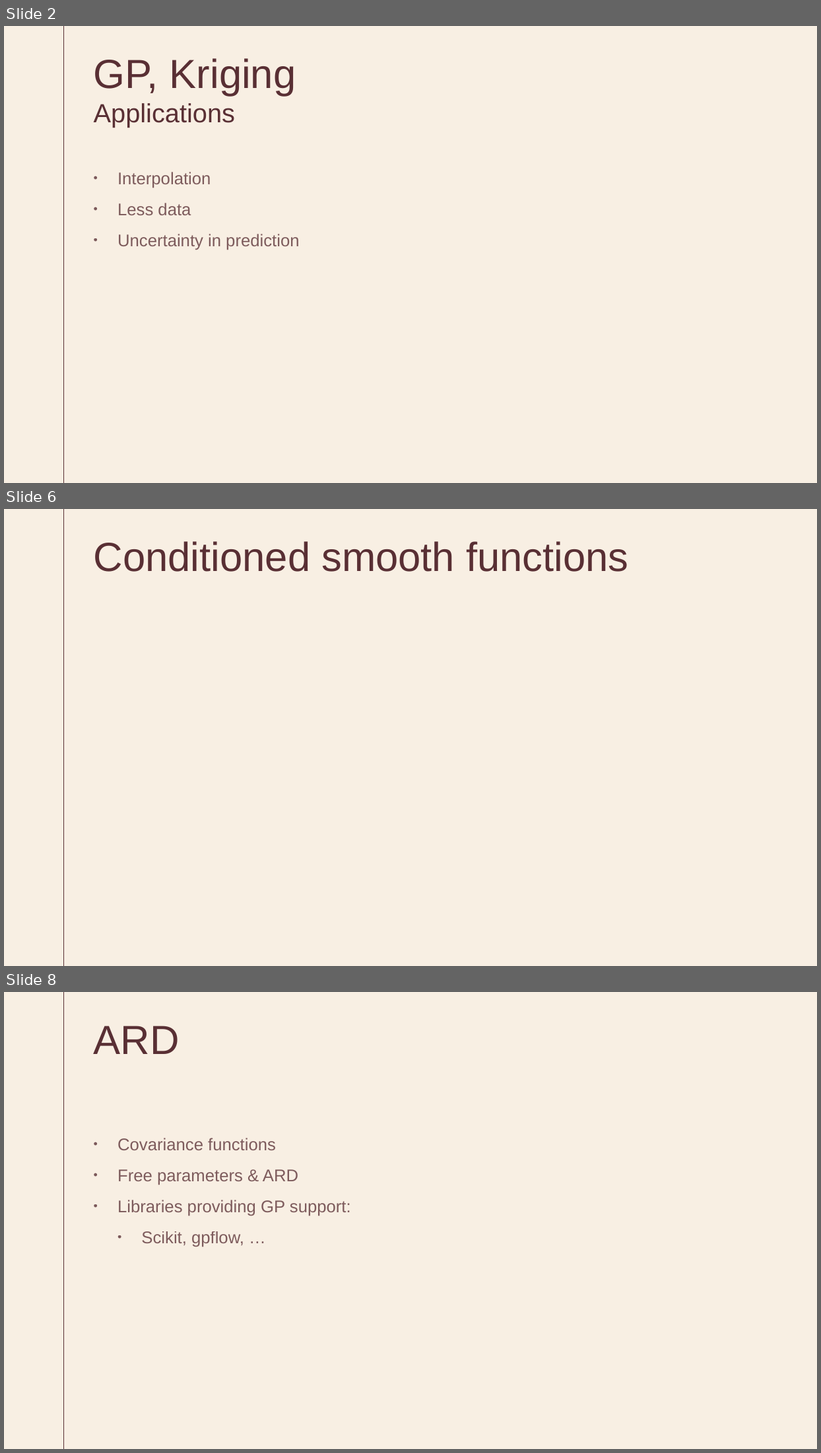
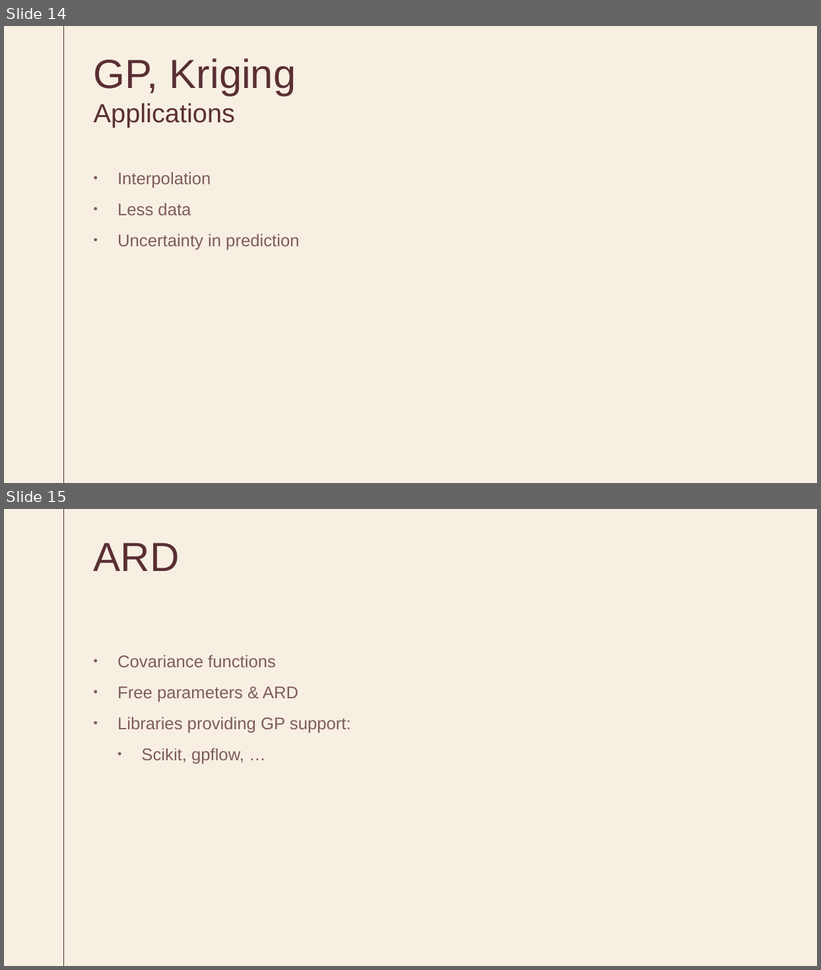
Before and after one commit to SarnathK/gp_tutorial, a slide deck: GP.pptx. Shown one above the other, each under a label of ours: slides 2, 6 and 8 before the commit, slides 14 and 15 after it; the slides between them are not shown. The pictures are 821x1453 and 821x970 pixels, drawn with LibreOffice and Linux fonts; fonts in the diff are those of the drawing. Boxes give left, top, right and bottom in pixels: in the first picture for what was removed or moved away, otherwise in the second. Text is boxed around its words. In the diff, an @@ line names an element or a change of style, - is before the commit and + after.

```diff
--- a/GP.pptx
+++ b/GP.pptx
@@ slide 6 removed at (4, 509, 817, 966), background #F8EFE3; not listed: 1 template element that a slide beside it also shows @@
@@ title removed at (94, 541, 628, 572) @@
-Conditioned smooth functions
@@ what was slide 2 is now slide 14 @@
@@ what was slide 8 is now slide 15 @@
```
Also in this commit, not shown: 3 slides changed, 11 slides added, 3 other slides removed, 1 other file.
